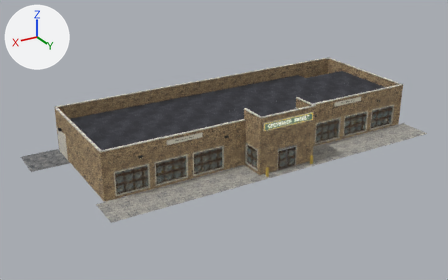
Renders of the glTF model THE_VEIL_ASSETS_V2/04_Commercial/Supermarket/COM_Supermarket.glb from each side of a commit.
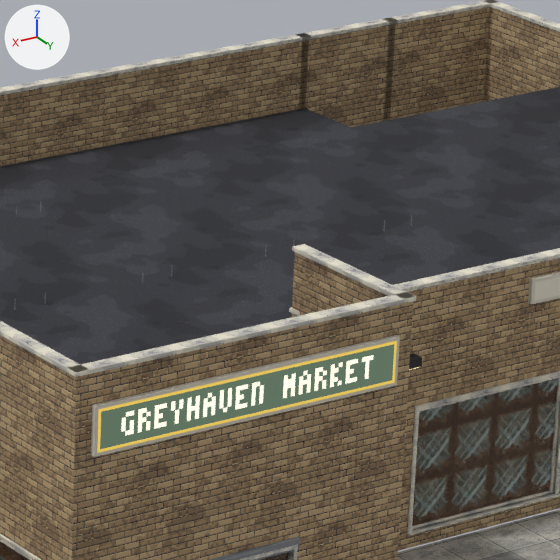
Old and new are each drawn whole from a 50 mm camera at (37.85, 49.54, 29.97) aimed at (3.15, -8.3, 1.05) and again close up on the part from 55% to 76% of the width and 20% to 53% of the height. Arrows for +X, +Y and +Z are at upper left; the lights stay in place. The first two pictures are the older version. Objects named as collision shapes, trigger or cutter boxes, shadow casters or lower levels of detail are left out. Where no turn or scale is listed for an object, it has been applied to the vertices. Vertices at exactly the same position are counted once.

Objects in the first close-up: 'COM_Supermarket_Exterior', 'COM_Supermarket_Interior' and 1 more.
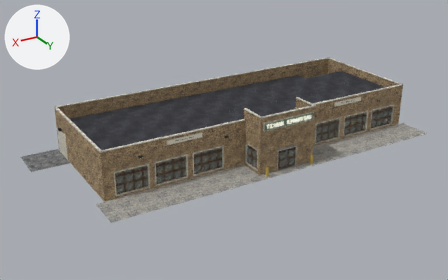
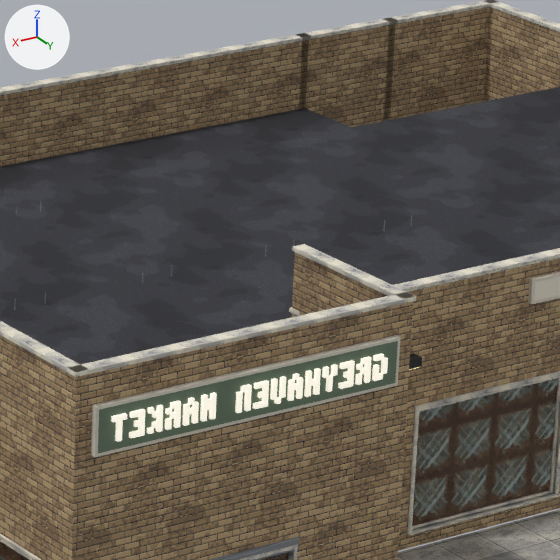
What the commit changed:
me_com_supermarket_exterior is used by ob_com_supermarket_exterior; location (0.0, 0.0, 0.0).
me_com_supermarket_exterior had 1095 vertices, 1664 faces and spanned x -21.0..24.5, y -18.2..1.0, z 0.0..6.7.
me_com_supermarket_exterior now has 1697 vertices, 2678 faces and spans x -21.0..24.5, y -18.2..1.0, z 0.0..6.7.
me_com_supermarket_exterior part 1: the loose piece of 8 vertices spanning x -3.3..3.3, y -0.1..0.0, z 5.1..6.0 is copied, and the copy is scaled about its middle by (0.043, 0.7, 0.102), then moved by (2.8, 0.1, 0.2), in mat_m_com4_glow; it spans x 2.7..2.9, y 0.0..0.1, z 5.7..5.8.
me_com_supermarket_exterior part 2: 594 vertices added at x -3.2..3.2, y 0.0..0.1, z 5.2..5.9.
me_com_supermarket_exterior part 3: 1 face spanning x -3.2..3.2, y 0.0, z 5.2..5.9 switches from mat_m_com4_glow to mat_m_com4_atlas (picture img_image_5).

Pixel boxes (x1, y1, x2, y2) of what changed, in the close-ups (560 x 560 px):
part 1 of me_com_supermarket_exterior, added: after (111, 413, 127, 422)
part 2 of me_com_supermarket_exterior, added: after (98, 341, 396, 453)
part 3 of me_com_supermarket_exterior, recoloured: (103, 341, 397, 452) in both
